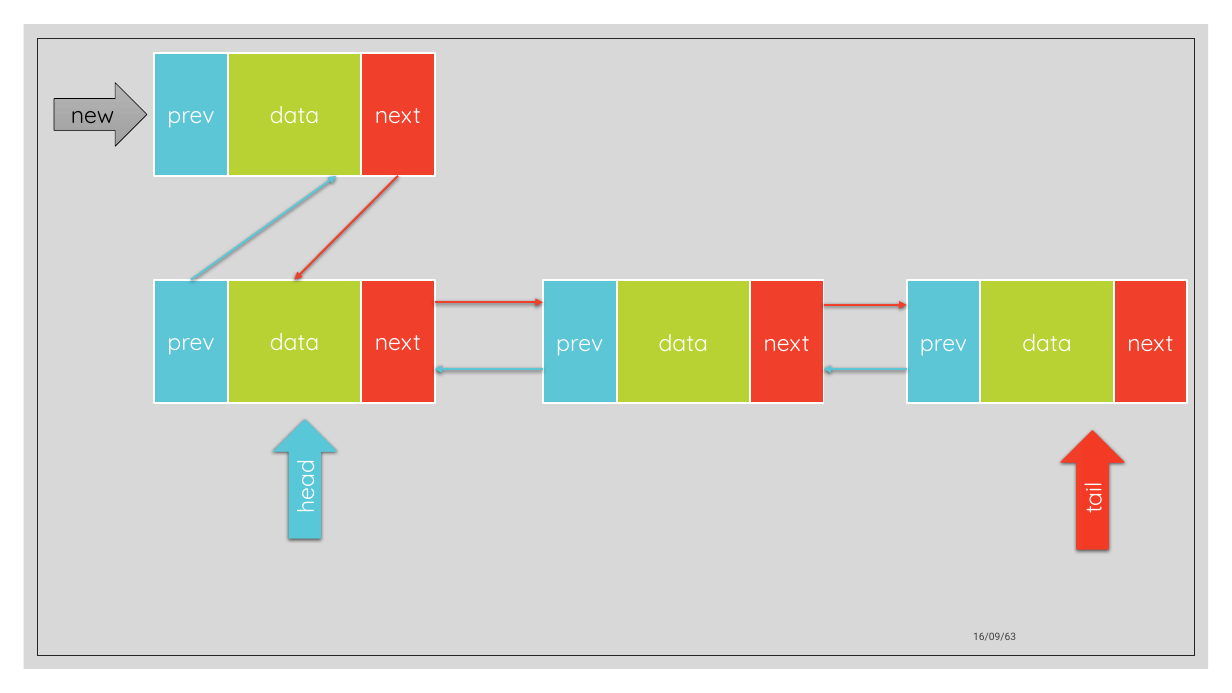
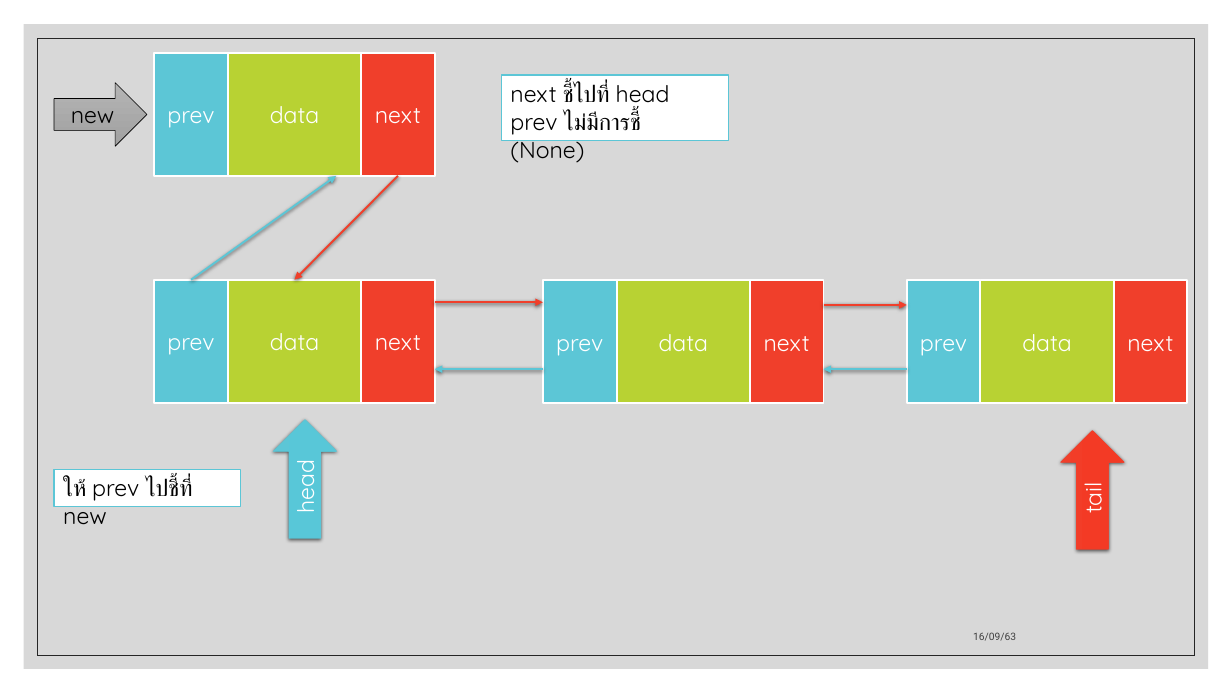
Before and after one commit to ApexTone/DataStructAlgo-Code-KMITL, a slide deck: slide 31 of Midterm/Data structure and Algorithm.pptx (slide 27 before the commit). Drawn at 1232x693 pixels with LibreOffice and Linux fonts; fonts in the diff are those of the drawing. Boxes give left, top, right and bottom in pixels: in the first picture for what was removed or moved away, otherwise in the second. Text is boxed around its words. In the diff, an @@ line names an element or a change of style, - is before the commit and + after.

```diff
--- a/Midterm/Data structure and Algorithm.pptx
+++ b/Midterm/Data structure and Algorithm.pptx
@@ rectangle added at box(502, 75, 729, 140), fill #FFFFFF, outline #5CC6D6 1 pt, 18 pt, text #000000 @@
+next ชี้ไปที่ head
+prev ไม่มีการชี้ (None)
@@ rectangle added at box(55, 470, 241, 506), fill #FFFFFF, outline #5CC6D6 1 pt, 18 pt, text #000000 @@
+ให้ prev ไปชี้ที่ new
```
Also in this commit, not shown: 16 other slides changed, 21 slides added, 1 other file.
